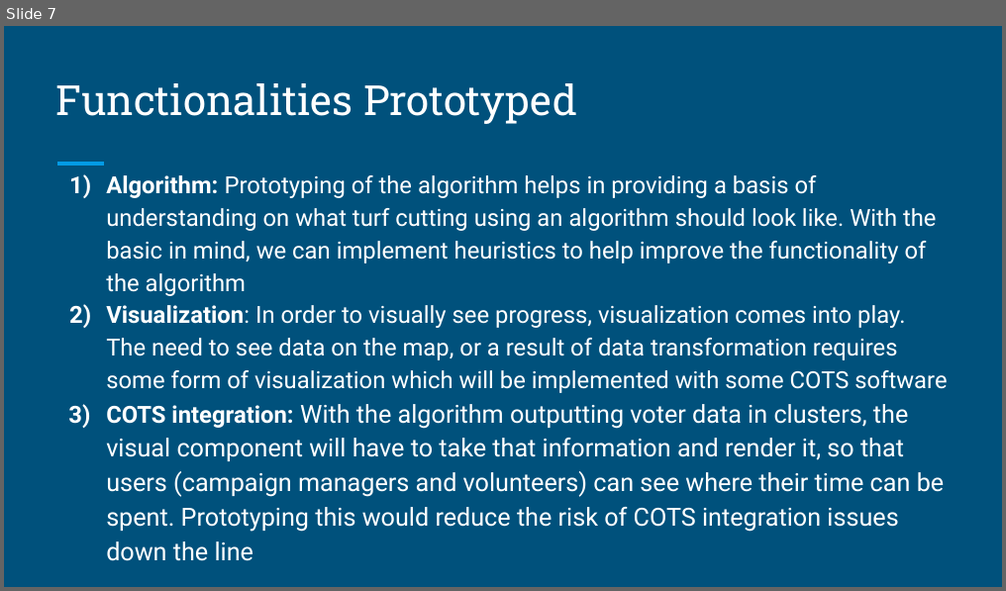
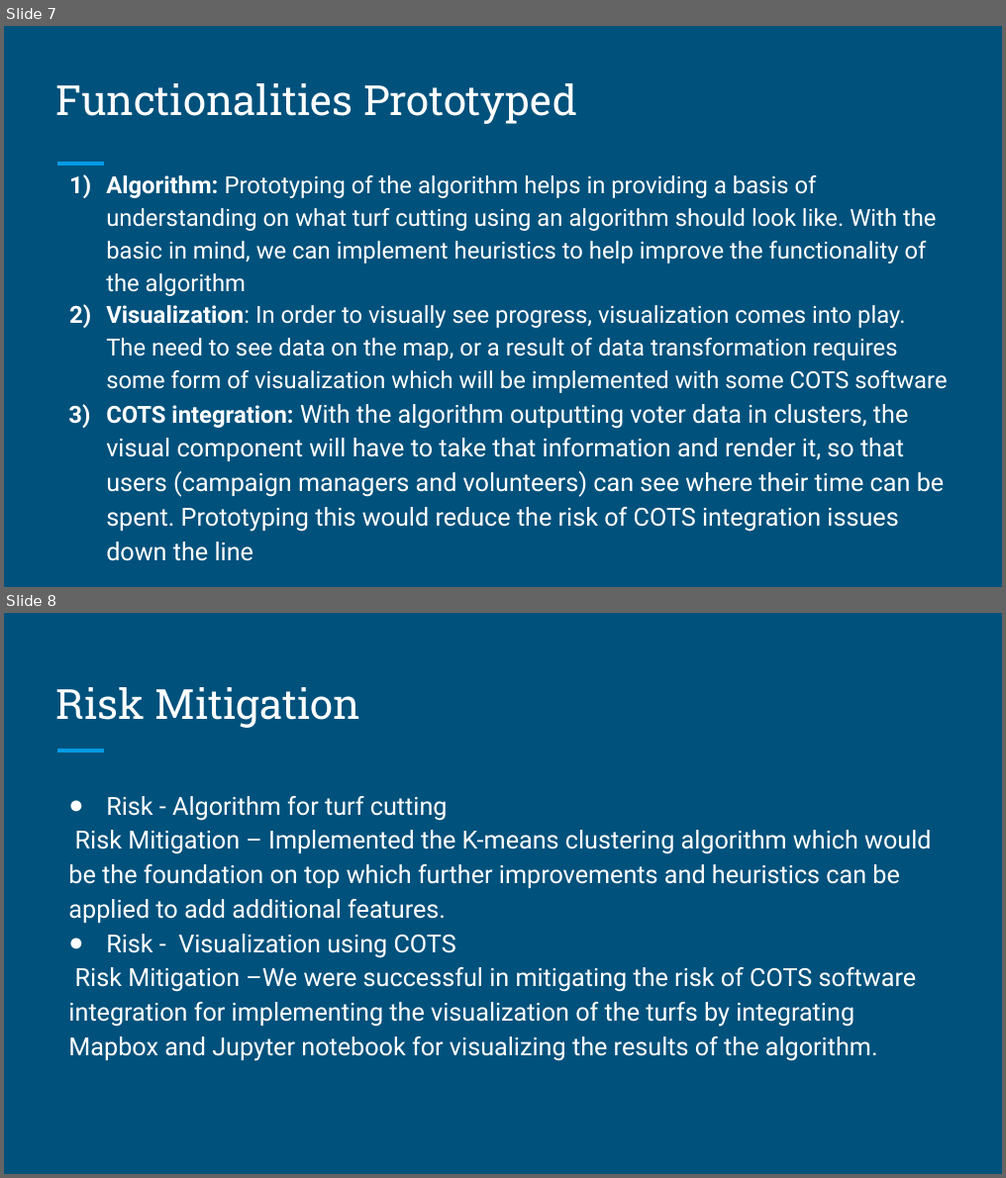
Before and after one commit to kgrimes2/CS577a-Fall2019-Team04, a slide deck: Valuation/Field_Progress_App_Prototype_Pres_20191004.pptx. Shown one above the other, each under a label of ours: slide 7 before the commit, slides 7 and 8 after it. The pictures are 1006x591 and 1006x1178 pixels, drawn with LibreOffice and Linux fonts; fonts in the diff are those of the drawing. Boxes give left, top, right and bottom in pixels: in the first picture for what was removed or moved away, otherwise in the second. Text is boxed around its words. In the diff, an @@ line names an element or a change of style, - is before the commit and + after.

Commit message:
Add risk mitigation slide

```diff
--- a/Valuation/Field_Progress_App_Prototype_Pres_20191004.pptx
+++ b/Valuation/Field_Progress_App_Prototype_Pres_20191004.pptx
@@ slide 8 added at (x1=4, y1=613, x2=1002, y2=1174), background #00517C; not listed: 1 template element that a slide beside it also shows @@
@@ title added at (x1=56, y1=687, x2=361, y2=728), 30 pt, text #FFFFFF @@
+Risk Mitigation
@@ text added at (x1=68, y1=796, x2=931, y2=1061), 18 pt, text #FFFFFF @@
+● Risk - Algorithm for turf cutting
+Risk Mitigation – Implemented the K-means clustering algorithm which would be the foundation on top which further improvements and heuristics can be applied to add additional features.
+● Risk - Visualization using COTS
+Risk Mitigation –We were successful in mitigating the risk of COTS software integration for implementing the visualization of the turfs by integrating Mapbox and Jupyter notebook for visualizing the results of the algorithm.
```
